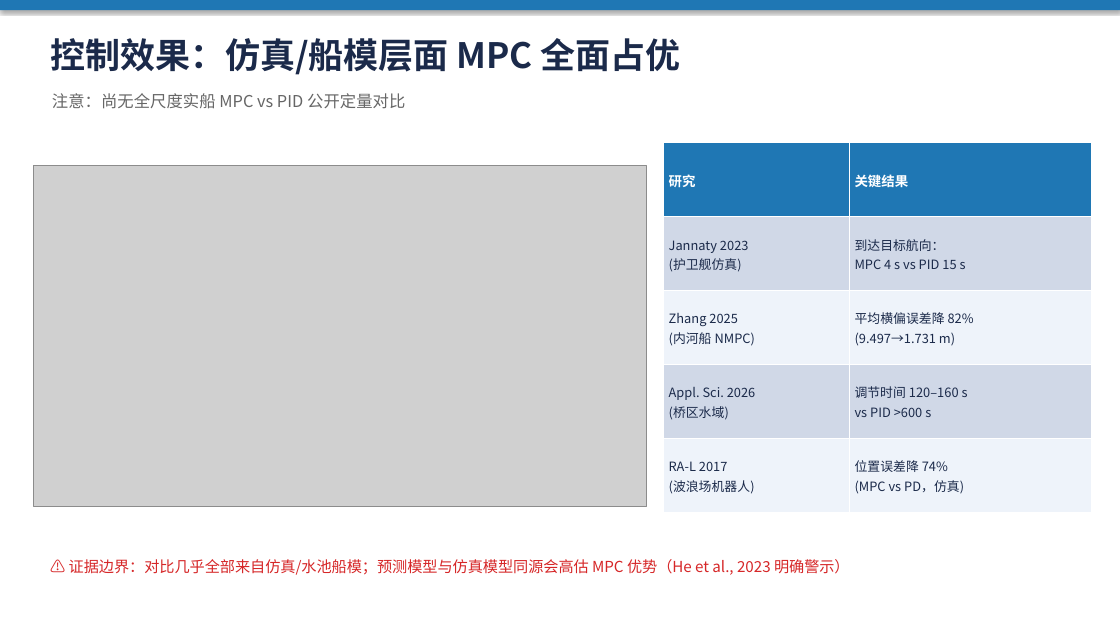
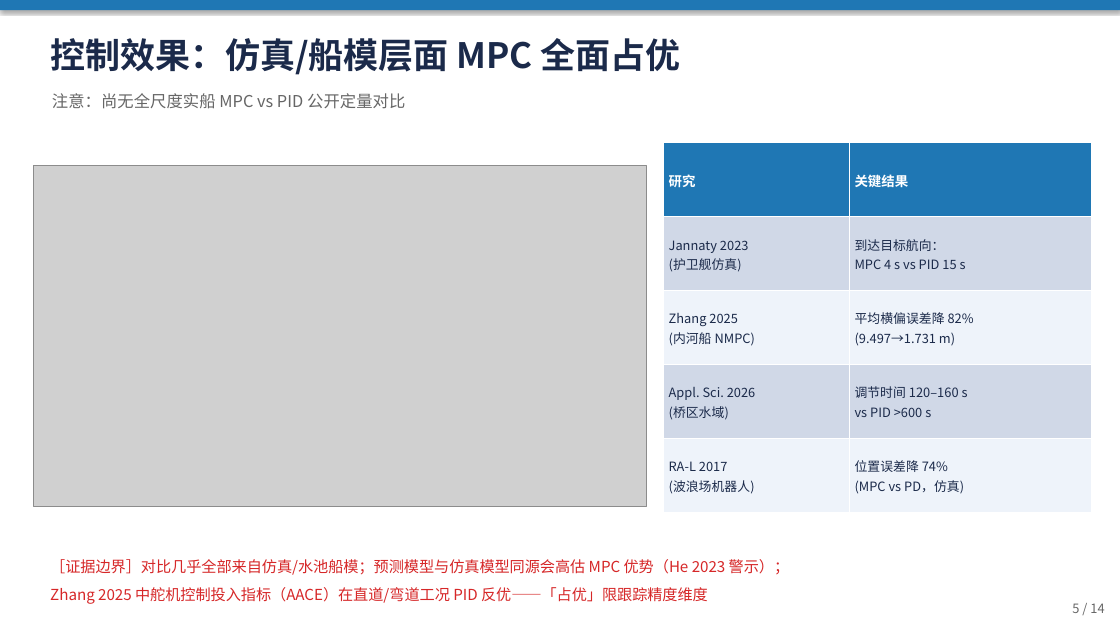
Before and after one commit to jimaka/auto_rudder, a slide deck: slide 5 of docs/ship_energy_research/船舶控制与节能算法调研汇报.pptx. Drawn at 1120x630 pixels with LibreOffice and Linux fonts; fonts in the diff are those of the drawing; grey boxes stand for pictures. Boxes give left, top, right and bottom in pixels: in the first picture for what was removed or moved away, otherwise in the second. Text is boxed around its words. In the diff, an @@ line names an element or a change of style, - is before the commit and + after.

```diff
--- a/docs/ship_energy_research/船舶控制与节能算法调研汇报.pptx
+++ b/docs/ship_energy_research/船舶控制与节能算法调研汇报.pptx
@@ text at (50,559,790,604): text changed @@
-⚠ 证据边界：对比几乎全部来自仿真/水池船模；预测模型与仿真模型同源会高估 MPC 优势（He et al., 2023 明确警示）
+［证据边界］对比几乎全部来自仿真/水池船模；预测模型与仿真模型同源会高估 MPC 优势（He 2023 警示）；
+Zhang 2025 中舵机控制投入指标（AACE）在直道/弯道工况 PID 反优——「占优」限跟踪精度维度
@@ text added at (1072,603,1104,613), 11 pt, text #666666 @@
+5 / 14
```
Also in this commit, not shown: 10 other slides changed, 1 slide added, 1 other file.
